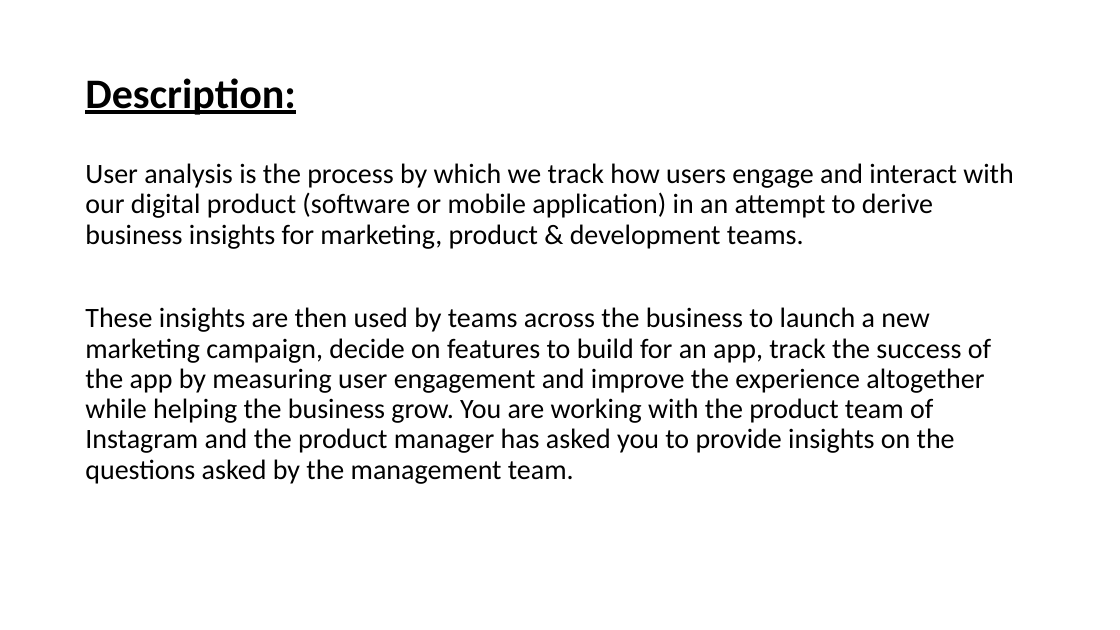
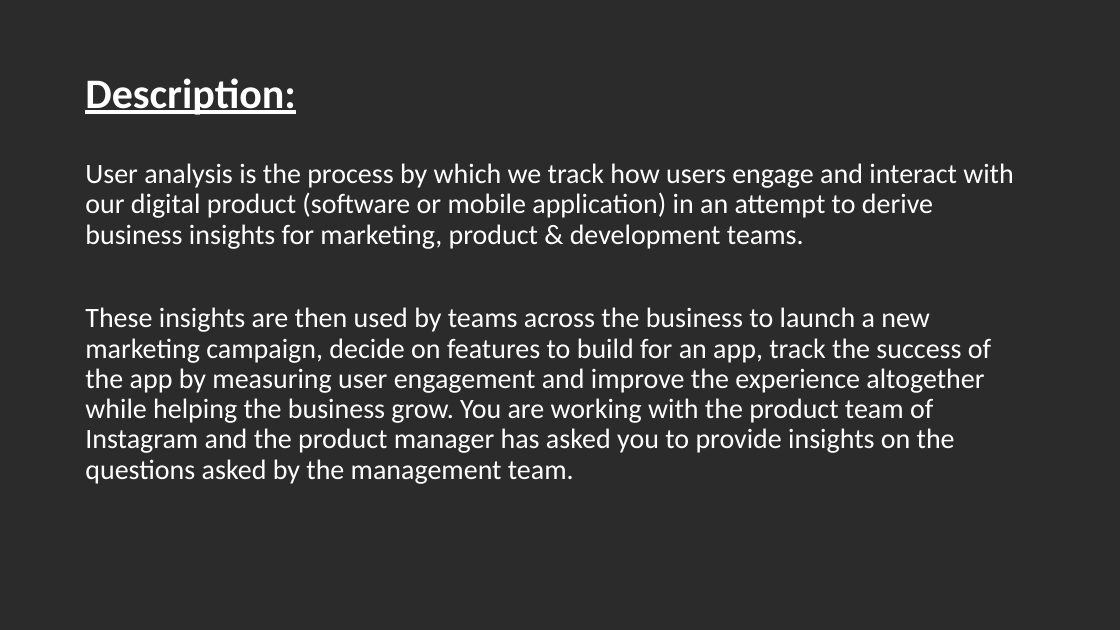
Before and after one commit to salonimeshram13/Social-Media-Analysis-SQL-Study, a slide deck: slide 2 of SOCIAL MEDIA ANALYSIS.pptx. Drawn at 1120x630 pixels with LibreOffice and Linux fonts; fonts in the diff are those of the drawing; background and template pictures are left out; a plain dark background stands for a picture behind light text. Boxes give left, top, right and bottom in pixels: in the first picture for what was removed or moved away, otherwise in the second. Text is boxed around its words. In the diff, an @@ line names an element or a change of style, - is before the commit and + after.

```diff
--- a/SOCIAL MEDIA ANALYSIS.pptx
+++ b/SOCIAL MEDIA ANALYSIS.pptx
@@ background #FFFFFF to picture (left out) @@
@@ title "Description:" at (x1=85, y1=78, x2=296, y2=115): text colour #000000 to #FFFFFF @@
@@ text "User analysis is the process ..." at (x1=85, y1=163, x2=1013, y2=484): text colour #000000 to #FFFFFF @@
```
Also in this commit, not shown: 3 other slides changed.
